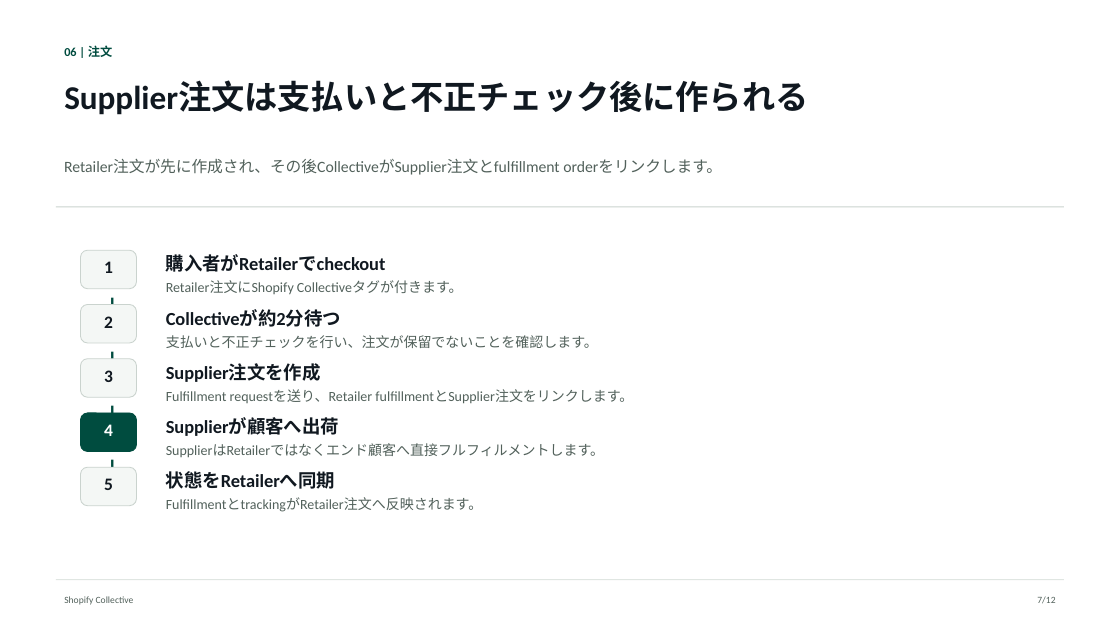
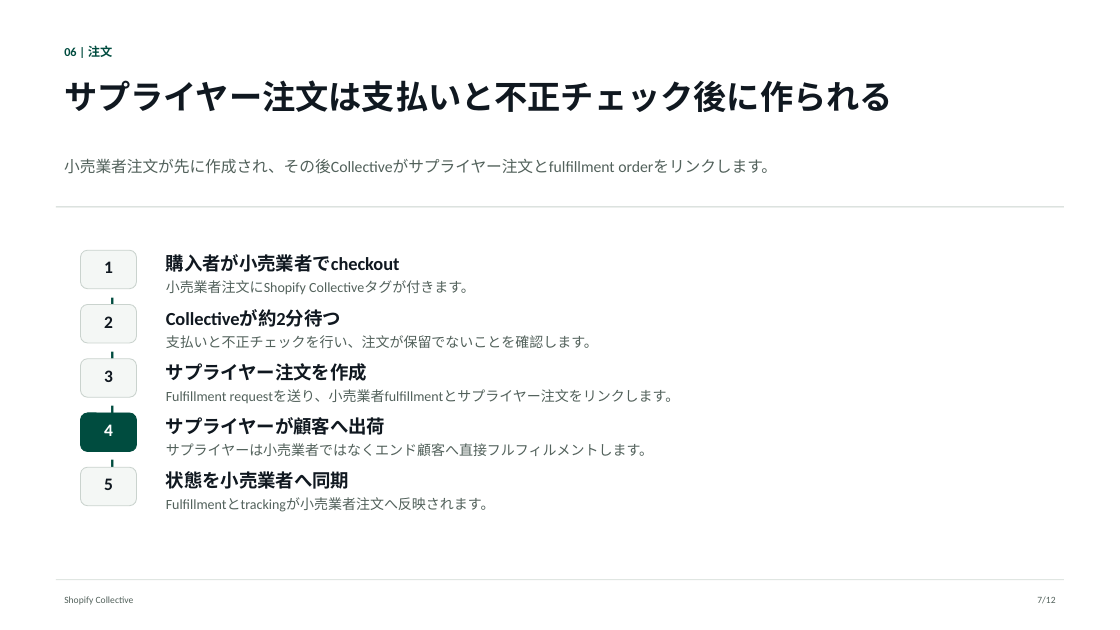
Before and after one commit to shopify-apac-ts/shopify-technical-docs, a slide deck: slide 7 of products/shopify-collective/ja/shopify-collective-architecture-ja.pptx. Drawn at 1120x630 pixels with LibreOffice and Linux fonts; fonts in the diff are those of the drawing. Boxes give left, top, right and bottom in pixels: in the first picture for what was removed or moved away, otherwise in the second. Text is boxed around its words. In the diff, an @@ line names an element or a change of style, - is before the commit and + after.

```diff
--- a/products/shopify-collective/ja/shopify-collective-architecture-ja.pptx
+++ b/products/shopify-collective/ja/shopify-collective-architecture-ja.pptx
@@ text at (x1=64, y1=80, x2=893, y2=112): text changed @@
-Supplier注文は支払いと不正チェック後に作られる
+サプライヤー注文は支払いと不正チェック後に作られる
@@ text at (x1=64, y1=159, x2=777, y2=174): text changed @@
-Retailer注文が先に作成され、その後CollectiveがSupplier注文とfulfillment orderをリンクします。
+小売業者注文が先に作成され、その後Collectiveがサプライヤー注文とfulfillment orderをリンクします。
@@ text at (x1=166, y1=254, x2=400, y2=272): text changed @@
-購入者がRetailerでcheckout
+購入者が小売業者でcheckout
@@ text at (x1=166, y1=280, x2=475, y2=295): text changed @@
-Retailer注文にShopify Collectiveタグが付きます。
+小売業者注文にShopify Collectiveタグが付きます。
@@ text at (x1=166, y1=389, x2=680, y2=403): text changed @@
-Fulfillment requestを送り、Retailer fulfillmentとSupplier注文をリンクします。
+Fulfillment requestを送り、小売業者fulfillmentとサプライヤー注文をリンクします。
@@ text at (x1=166, y1=363, x2=367, y2=381): text changed @@
-Supplier注文を作成
+サプライヤー注文を作成
@@ text at (x1=166, y1=417, x2=385, y2=435): text changed @@
-Supplierが顧客へ出荷
+サプライヤーが顧客へ出荷
@@ text at (x1=166, y1=443, x2=653, y2=456): text changed @@
-SupplierはRetailerではなくエンド顧客へ直接フルフィルメントします。
+サプライヤーは小売業者ではなくエンド顧客へ直接フルフィルメントします。
@@ text at (x1=166, y1=471, x2=349, y2=489): text changed @@
-状態をRetailerへ同期
+状態を小売業者へ同期
@@ text at (x1=166, y1=498, x2=495, y2=512): text changed @@
-FulfillmentとtrackingがRetailer注文へ反映されます。
+Fulfillmentとtrackingが小売業者注文へ反映されます。
```
Also in this commit, not shown: 11 other slides changed, 5 other files.
